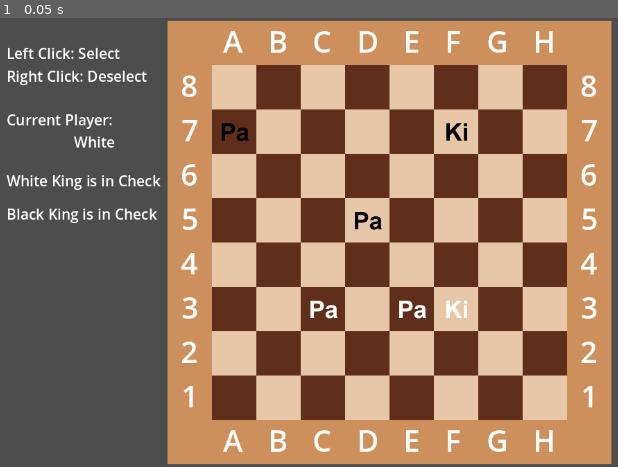
Above: before the commit, frame 1.
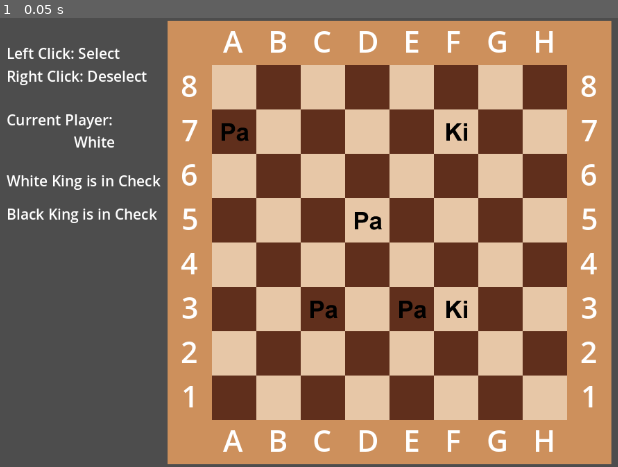
Above: after the commit, the same moment.

Repository: LStace/Chess-Godot-4
Game: Godot game, scene res://Scenes/TestBoard.tscn
The game is run twice, just before and just after one commit, with the same random seed, the same clock (stepped at 60 frames per second) and the same inputs. This scene is started directly instead of the project's main scene. The engine's default icon, where the game draws it, is replaced by a stand-in: a white triangle on a blue panel in a dark square.
Inputs:
- Up to frame 1 (0.05 s): no input

The runs differ from the first frame. In frame 1, 0.3% of the frame differs, in the area x 50-76%, y 62-68%.
Error before the commit: Invalid access to property or key 'isInCheck' on a base object of type 'null instance'. (res://Scripts/GameManager.gd:13)
Error after the commit: Invalid access to property or key 'isInCheck' on a base object of type 'null instance'. (res://Scripts/GameManager.gd:14)

Commit message:
Implemented Promotion
when a player's pawn reaches the end of the board, they must promote it to a rook, bishop, knight or queen.

Diff:
--- a/Scenes/Main.tscn
+++ b/Scenes/Main.tscn
@@ -20,146 +20,154 @@
 [node name="WhitePawn" parent="Board/Pieces" node_paths=PackedStringArray("startingTile") instance=ExtResource("5_k6vxe")]
 position = Vector2(-224, 160)
 startingTile = NodePath("../../Tiles/A2")
+isWhite = true
 
 [node name="WhitePawn2" parent="Board/Pieces" node_paths=PackedStringArray("startingTile") instance=ExtResource("5_k6vxe")]
 position = Vector2(-160, 160)
 startingTile = NodePath("../../Tiles/B2")
+isWhite = true
 
 [node name="WhitePawn3" parent="Board/Pieces" node_paths=PackedStringArray("startingTile") instance=ExtResource("5_k6vxe")]
 position = Vector2(-96, 160)
 startingTile = NodePath("../../Tiles/C2")
+isWhite = true
 
 [node name="WhitePawn4" parent="Board/Pieces" node_paths=PackedStringArray("startingTile") instance=ExtResource("5_k6vxe")]
 position = Vector2(-32, 160)
 startingTile = NodePath("../../Tiles/D2")
+isWhite = true
 
 [node name="WhitePawn5" parent="Board/Pieces" node_paths=PackedStringArray("startingTile") instance=ExtResource("5_k6vxe")]
 position = Vector2(32, 160)
 startingTile = NodePath("../../Tiles/E2")
+isWhite = true
 
 [node name="WhitePawn6" parent="Board/Pieces" node_paths=PackedStringArray("startingTile") instance=ExtResource("5_k6vxe")]
 position = Vector2(96, 160)
 startingTile = NodePath("../../Tiles/F2")
+isWhite = true
 
 [node name="WhitePawn7" parent="Board/Pieces" node_paths=PackedStringArray("startingTile") instance=ExtResource("5_k6vxe")]
 position = Vector2(160, 160)
 startingTile = NodePath("../../Tiles/G2")
+isWhite = true
 
 [node name="WhitePawn8" parent="Board/Pieces" node_paths=PackedStringArray("startingTile") instance=ExtResource("5_k6vxe")]
 position = Vector2(224, 160)
 startingTile = NodePath("../../Tiles/H2")
+isWhite = true
 
 [node name="BlackPawn" parent="Board/Pieces" node_paths=PackedStringArray("startingTile") instance=ExtResource("5_k6vxe")]
 position = Vector2(-224, -160)
 startingTile = NodePath("../../Tiles/A7")
-isWhite = false
 
 [node name="BlackPawn2" parent="Board/Pieces" node_paths=PackedStringArray("startingTile") instance=ExtResource("5_k6vxe")]
 position = Vector2(-160, -160)
 startingTile = NodePath("../../Tiles/B7")
-isWhite = false
 
 [node name="BlackPawn3" parent="Board/Pieces" node_paths=PackedStringArray("startingTile") instance=ExtResource("5_k6vxe")]
 position = Vector2(-96, -160)
 startingTile = NodePath("../../Tiles/C7")
-isWhite = false
 
 [node name="BlackPawn4" parent="Board/Pieces" node_paths=PackedStringArray("startingTile") instance=ExtResource("5_k6vxe")]
 position = Vector2(-32, -160)
 startingTile = NodePath("../../Tiles/D7")
-isWhite = false
 
 [node name="BlackPawn5" parent="Board/Pieces" node_paths=PackedStringArray("startingTile") instance=ExtResource("5_k6vxe")]
 position = Vector2(32, -160)
 startingTile = NodePath("../../Tiles/E7")
-isWhite = false
 
 [node name="BlackPawn6" parent="Board/Pieces" node_paths=PackedStringArray("startingTile") instance=ExtResource("5_k6vxe")]
 position = Vector2(96, -160)
 startingTile = NodePath("../../Tiles/F7")
-isWhite = false
 
 [node name="BlackPawn7" parent="Board/Pieces" node_paths=PackedStringArray("startingTile") instance=ExtResource("5_k6vxe")]
 position = Vector2(160, -160)
 startingTile = NodePath("../../Tiles/G7")
-isWhite = false
 
 [node name="BlackPawn8" parent="Board/Pieces" node_paths=PackedStringArray("startingTile") instance=ExtResource("5_k6vxe")]
 position = Vector2(224, -160)
 startingTile = NodePath("../../Tiles/H7")
-isWhite = false
 
 [node name="WhiteRook" parent="Board/Pieces" node_paths=PackedStringArray("startingTile") instance=ExtResource("6_f0u2f")]
 position = Vector2(-224, 224)
 startingTile = NodePath("../../Tiles/A1")
+isWhite = true
 
 [node name="WhiteRook2" parent="Board/Pieces" node_paths=PackedStringArray("startingTile") instance=ExtResource("6_f0u2f")]
 position = Vector2(224, 224)
 startingTile = NodePath("../../Tiles/H1")
+isWhite = true
 
 [node name="BlackRook" parent="Board/Pieces" node_paths=PackedStringArray("startingTile") instance=ExtResource("6_f0u2f")]
 position = Vector2(-224, -224)
 startingTile = NodePath("../../Tiles/A8")
-isWhite = false
+isWhite = null
 
 [node name="BlackRook2" parent="Board/Pieces" node_paths=PackedStringArray("startingTile") instance=ExtResource("6_f0u2f")]
 position = Vector2(224, -224)
 startingTile = NodePath("../../Tiles/H8")
-isWhite = false
+isWhite = null
 
 [node name="WhiteBishop" parent="Board/Pieces" node_paths=PackedStringArray("startingTile") instance=ExtResource("7_tkpyw")]
 position = Vector2(-160, 224)
 startingTile = NodePath("../../Tiles/B1")
+isWhite = true
 
 [node name="WhiteBishop2" parent="Board/Pieces" node_paths=PackedStringArray("startingTile") instance=ExtResource("7_tkpyw")]
 position = Vector2(160, 224)
 startingTile = NodePath("../../Tiles/G1")
+isWhite = true
 
 [node name="BlackBishop3" parent="Board/Pieces" node_paths=PackedStringArray("startingTile") instance=ExtResource("7_tkpyw")]
 position = Vector2(-160, -224)
 startingTile = NodePath("../../Tiles/B8")
-isWhite = false
+isWhite = null
 
 [node name="BlackBishop4" parent="Board/Pieces" node_paths=PackedStringArray("startingTile") instance=ExtResource("7_tkpyw")]
 position = Vector2(160, -224)
 startingTile = NodePath("../../Tiles/G8")
-isWhite = false
+isWhite = null
 
 [node name="WhiteQueen" parent="Board/Pieces" node_paths=PackedStringArray("startingTile") instance=ExtResource("5_ctaah")]
 position = Vector2(-32, 224)
 startingTile = NodePath("../../Tiles/D1")
+isWhite = true
 
 [node name="BlackQueen" parent="Board/Pieces" node_paths=PackedStringArray("startingTile") instance=ExtResource("5_ctaah")]
 position = Vector2(-32, -224)
 startingTile = NodePath("../../Tiles/D8")
-isWhite = false
+isWhite = null
 
 [node name="WhiteKing" parent="Board/Pieces" node_paths=PackedStringArray("startingTile") instance=ExtResource("6_k73c5")]
 position = Vector2(32, 224)
 startingTile = NodePath("../../Tiles/E1")
+isWhite = true
 
 [node name="BlackKing" parent="Board/Pieces" node_paths=PackedStringArray("startingTile") instance=ExtResource("6_k73c5")]
 position = Vector2(32, -224)
 startingTile = NodePath("../../Tiles/E8")
-isWhite = false
+isWhite = null
 
 [node name="WhiteKnight" parent="Board/Pieces" node_paths=PackedStringArray("startingTile") instance=ExtResource("7_g37ko")]
 position = Vector2(-96, 224)
 startingTile = NodePath("../../Tiles/C1")
+isWhite = true
 
 [node name="WhiteKnight2" parent="Board/Pieces" node_paths=PackedStringArray("startingTile") instance=ExtResource("7_g37ko")]
 position = Vector2(96, 224)
 startingTile = NodePath("../../Tiles/F1")
+isWhite = true
 
 [node name="BlackKnight3" parent="Board/Pieces" node_paths=PackedStringArray("startingTile") instance=ExtResource("7_g37ko")]
 position = Vector2(-96, -224)
 startingTile = NodePath("../../Tiles/C8")
-isWhite = false
+isWhite = null
 
 [node name="BlackKnight4" parent="Board/Pieces" node_paths=PackedStringArray("startingTile") instance=ExtResource("7_g37ko")]
 position = Vector2(96, -224)
 startingTile = NodePath("../../Tiles/F8")
-isWhite = false
+isWhite = null
 
 [node name="Camera2D" type="Camera2D" parent="."]
 zoom = Vector2(1.015, 1.015)
--- a/Scenes/Pawn.tscn
+++ b/Scenes/Pawn.tscn
@@ -7,7 +7,41 @@
 [node name="Pawn" instance=ExtResource("1_27akf")]
 script = ExtResource("2_5p4mx")
 pieceType = "Pawn"
+isWhite = false
 
 [node name="Sprite" parent="." index="0"]
 scale = Vector2(1, 1)
 texture = ExtResource("2_086wy")
+
+[node name="promotionButtons" type="VBoxContainer" parent="." index="2"]
+anchors_preset = 4
+anchor_top = 0.5
+anchor_bottom = 0.5
+offset_left = 24.0
+offset_top = -68.0
+offset_right = 85.0
+offset_bottom = 68.0
+grow_vertical = 2
+size_flags_horizontal = 4
+size_flags_vertical = 4
+
+[node name="rookPromote" type="Button" parent="promotionButtons" index="0"]
+layout_mode = 2
+text = "Rook"
+
+[node name="bishopPromote" type="Button" parent="promotionButtons" index="1"]
+layout_mode = 2
+text = "Bishop"
+
+[node name="knightPromote" type="Button" parent="promotionButtons" index="2"]
+layout_mode = 2
+text = "Knight"
+
+[node name="queenPromote" type="Button" parent="promotionButtons" index="3"]
+layout_mode = 2
+text = "Queen"
+
+[connection signal="pressed" from="promotionButtons/rookPromote" to="." method="_on_Promotion_Pressed" binds= [&"res://Scenes/Rook.tscn"]]
+[connection signal="pressed" from="promotionButtons/bishopPromote" to="." method="_on_Promotion_Pressed" binds= [&"res://Scenes/Bishop.tscn"]]
+[connection signal="pressed" from="promotionButtons/knightPromote" to="." method="_on_Promotion_Pressed" binds= [&"res://Scenes/Knight.tscn"]]
+[connection signal="pressed" from="promotionButtons/queenPromote" to="." method="_on_Promotion_Pressed" binds= [&"res://Scenes/Queen.tscn"]]
--- a/Scenes/TestBoard.tscn
+++ b/Scenes/TestBoard.tscn
@@ -20,7 +20,6 @@
 [node name="Pawn4" parent="Board/Pieces" node_paths=PackedStringArray("startingTile") instance=ExtResource("3_d14ce")]
 position = Vector2(-224, -160)
 startingTile = NodePath("../../Tiles/A7")
-isWhite = false
 
 [node name="Pawn2" parent="Board/Pieces" node_paths=PackedStringArray("startingTile") instance=ExtResource("3_d14ce")]
 position = Vector2(-96, 96)
@@ -29,7 +28,6 @@
 [node name="Pawn3" parent="Board/Pieces" node_paths=PackedStringArray("startingTile") instance=ExtResource("3_d14ce")]
 position = Vector2(-32, -32)
 startingTile = NodePath("../../Tiles/D5")
-isWhite = false
 
 [node name="King" parent="Board/Pieces" node_paths=PackedStringArray("startingTile") instance=ExtResource("4_xt0so")]
 position = Vector2(96, 96)
@@ -38,7 +36,6 @@
 [node name="King2" parent="Board/Pieces" node_paths=PackedStringArray("startingTile") instance=ExtResource("4_xt0so")]
 position = Vector2(96, -160)
 startingTile = NodePath("../../Tiles/F7")
-isWhite = false
 
 [node name="Camera2D" type="Camera2D" parent="."]
 
--- a/Scripts/Board.gd
+++ b/Scripts/Board.gd
@@ -64,7 +64,7 @@
 
 #Deselects piece
 func DeselectPiece():
-	if selectedPiece != null and !selectedPiece.isMoving:
+	if selectedPiece != null and !selectedPiece.isMoving and !main.hasMoved:
 		#removes legal move indicator
 		for legalTile in selectedPiece.validMoves:
 			legalTile.get_node("legalTileIndicator").visible = false
--- a/Scripts/Chess_Piece.gd
+++ b/Scripts/Chess_Piece.gd
@@ -5,7 +5,7 @@
 var curTile : Area2D
 var isHoldingKing : bool = false
 @export var pieceType : String = "Template"
-@export var isWhite : bool = true
+@export var isWhite : bool
 var isSelected : bool = false
 var toBeCaptured = false
 
@@ -18,7 +18,8 @@
 var validMoves = []
 
 #Signal to deselect piece
-signal Turn_Over()
+signal Turn_Over
+signal Check_Pawn_Promotion
 
 func _ready():
 	#Sets piece up
@@ -34,6 +35,17 @@
 	main.prepare_next_turn.connect(_on_prepare_next_turn)
 	pieceSpecificConnection()
 
+func _physics_process(delta):
+	#Moves piece to new tile
+	if isMoving == true:
+		if targetTile.global_position == global_position:
+			isMoving = false
+			main.hasMoved = true
+			if pieceType == "Pawn": Check_Pawn_Promotion.emit()
+			else: emit_signal("Turn_Over")
+		else:
+			global_position = global_position.move_toward(targetTile.global_position, 1000 * delta)
+
 func pieceSpecificConnection():
 	pass
 
@@ -41,7 +53,6 @@
 func _on_prepare_next_turn():
 	isHoldingKing = false
 	validMoves = getValidMoves()
-	print("%s %s " % [self.name,  curTile.name], isHoldingKing) #debug
 
 #Gets valid moves (overwritten in child scripts)
 func getValidMoves():
@@ -66,18 +77,6 @@
 			checkTile.inRangeOfWhite.append(self)
 		else:
 			checkTile.inRangeOfBlack.append(self)
-
-#		if isWhite and chessBoard.whiteKing.isInCheck and pieceType != "King":
-#			if checkTile.heldPiece != null and checkTile.heldPiece.isWhite == false and checkTile.heldPiece.isHoldingKing == true:
-#				return "HOLDS ENEMY"
-#			else:
-#				return "KING IN CHECK"
-#		elif !isWhite and chessBoard.blackKing.isInCheck and pieceType != "King":
-#			print("King in check")
-#			if checkTile.heldPiece != null and checkTile.heldPiece.isWhite == true and checkTile.heldPiece.isHoldingKing == true:
-#				return "HOLDS ENEMY"
-#			else:
-#				return "KING IN CHECK"
 
 		#check if the tile is holding another piece
 		if checkTile.heldPiece != null and checkTile.heldPiece != self:
@@ -152,15 +151,6 @@
 
 	return tempMoves
 
-func _physics_process(delta):
-	#Moves piece to new tile
-	if isMoving == true:
-		if targetTile.global_position == global_position:
-			isMoving = false
-			emit_signal("Turn_Over")
-		else:
-			global_position = global_position.move_toward(targetTile.global_position, 1000 * delta)
-
 #Piece is captured
 func _on_area_entered(area):
 	if area.is_in_group("Pieces") and toBeCaptured:
--- a/Scripts/GameManager.gd
+++ b/Scripts/GameManager.gd
@@ -2,6 +2,7 @@
 
 #Manages which player can move
 var isWhiteTurn : bool = true
+var hasMoved : bool = false # Prevents player from moving another piece while waiting to promote
 
 signal prepare_next_turn
 # Called when the node enters the scene tree for the first time.
@@ -19,6 +20,7 @@
 #Signal connect from chess piece script
 #Deselects and changes turn
 func _on_Turn_Over():
+	hasMoved = false
 	$Board.DeselectPiece()
 	isWhiteTurn = !isWhiteTurn
 	StartTurn()
--- a/Scripts/Pawn.gd
+++ b/Scripts/Pawn.gd
@@ -1,6 +1,11 @@
 extends ChessPiece
 
 var canEnPasse : Area2D
+var pieceToPromoteTo : PackedScene
+
+func pieceSpecificConnection():
+	$promotionButtons.visible = false
+	Check_Pawn_Promotion.connect(_on_Check_Pawn_Promotion)
 
 #Get valid moves for a pawn
 func getValidMoves():
@@ -42,3 +47,22 @@
 					canEnPasse = null
 
 	return tempMoves
+
+
+func _on_Check_Pawn_Promotion():
+	if (curTile.boardIndex.y == 7 or curTile.boardIndex.y == 0) and curTile != startingTile:
+		$promotionButtons.visible = true
+	else: emit_signal("Turn_Over")
+
+func _on_Promotion_Pressed(newPiece):
+	#Instantiate new piece based on the button that was clicked
+	pieceToPromoteTo = ResourceLoader.load(newPiece)
+	var promotedPiece = pieceToPromoteTo.instantiate()
+	#Sets up the new piece
+	promotedPiece.startingTile = curTile
+	promotedPiece.isWhite = self.isWhite
+	#Adds the new pice to pieces
+	chessBoard.get_node("Pieces").add_child(promotedPiece)
+	#removes the pawn
+	queue_free()
+	emit_signal("Turn_Over")
--- a/Scripts/Tile.gd
+++ b/Scripts/Tile.gd
@@ -39,4 +39,6 @@
 	#Tells the board the tile has been clicked and passes on the information
 	if event is InputEventMouseButton and event.pressed and event.button_index == MOUSE_BUTTON_LEFT:
 		print("%s clicked" % self.name)
+		if heldPiece != null:
+			print(heldPiece.name)
 		Tile_Clicked.emit(self, heldPiece)
Not shown, added: Scenes/Che37BE.tmp
Not shown, added: Scenes/Che7328.tmp
